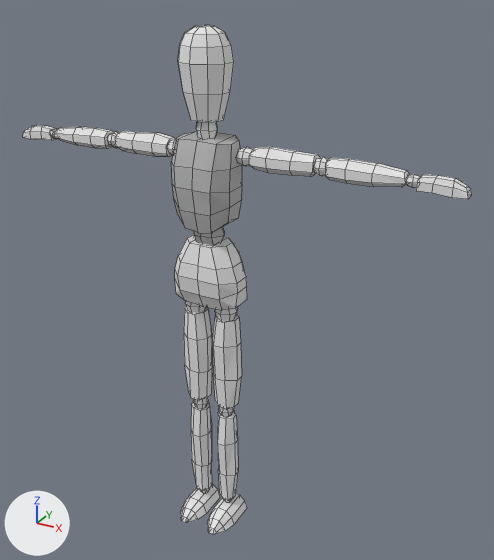
A saved change to the Blender file ragdoll/ragdoll.blend.
Before and after are seen from a 50 mm camera at (1.141, -1.818, 1.926) aimed at (0.103, 0.069, 0.982). The lights are fixed; the arrows at lower left show +X, +Y and +Z. Mesh edges are drawn as thin lines.
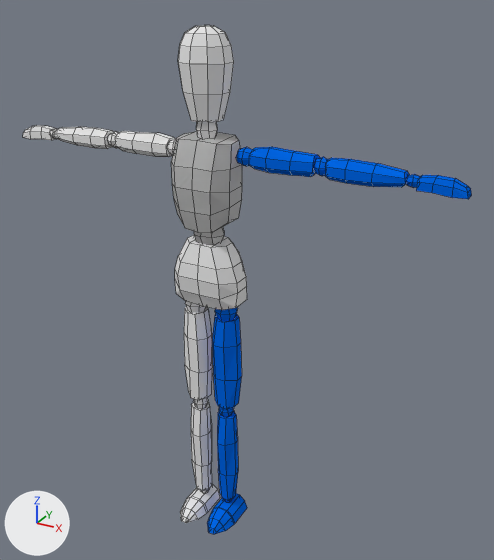
Changed parts and their boxes [x1, y1, x2, y2] in the pictures (494 x 560 px):
'Cube', reshaped, modifiers changed: [23, 25, 472, 534] in both
part 1 of me_cube, added: after [184, 307, 212, 400]
part 2 of me_cube, added: after [191, 402, 212, 491]
part 3 of me_cube, added: after [193, 398, 208, 408]
part 4 of me_cube, added: after [180, 484, 220, 523]
part 5 of me_cube, added (blue): after [213, 493, 247, 524]
part 6 of me_cube, recoloured (white to blue): [207, 147, 472, 534] in both

The change, as a list of edits to the scene's bpy script:
```text
Add mat_material_001:
    mat_material_001 = diffuse_material('Material.001')
    mat_material_001.base_color = (0.000626, 0.137, 0.8)  # blue #0267e7
Change me_cube:
    used by ob_cube; location = (0.0, 0.0, 0.0); scale = (0.182, 0.182, 0.182)
    remove me_cube.from_pydata(...)  # 523 vertices, 456 faces; spans x 0.0..4.45, y -0.76..0.47, z 0.04..9.89
    add me_cube.from_pydata(...)  # 994 vertices, 928 faces; spans x -4.45..4.45, y -0.76..0.47, z 0.04..9.89
    me_cube part 1: the loose piece of 32 vertices spanning x 0.06..0.61, y -0.26..0.28, z 2.76..4.76 is copied, and the copy is mirrored in x about the mesh origin; it spans x -0.61..-0.06, y -0.26..0.28, z 2.76..4.76
    me_cube part 2: the loose piece of 32 vertices spanning x 0.11..0.54, y -0.23..0.25, z 0.44..2.53 is copied, and the copy is mirrored in x about the mesh origin; it spans x -0.54..-0.11, y -0.23..0.25, z 0.44..2.53
    me_cube part 3: the loose piece of 26 vertices spanning x 0.14..0.46, y -0.16..0.15, z 2.48..2.84 is copied, and the copy is mirrored in x about the mesh origin; it spans x -0.46..-0.14, y -0.16..0.15, z 2.48..2.84
    me_cube part 4: a new loose piece of 40 vertices spanning x -0.64..-0.04, y -0.76..0.27, z 0.04..0.32, in mat_material (white #e7e7e7)
    me_cube part 5: 8 vertices added at x 0.04..0.64, y -0.27, z 0.04..0.32
    me_cube part 6: 308 faces spanning x 0.04..4.45, y -0.76..0.3, z 0.04..8.03 switch from mat_material (white #e7e7e7) to mat_material_001 (blue #0267e7)
Change ob_cube:
    remove _m = ob_cube.modifiers.new('Mirror', 'MIRROR')
    remove _m.use_clip = True
```
